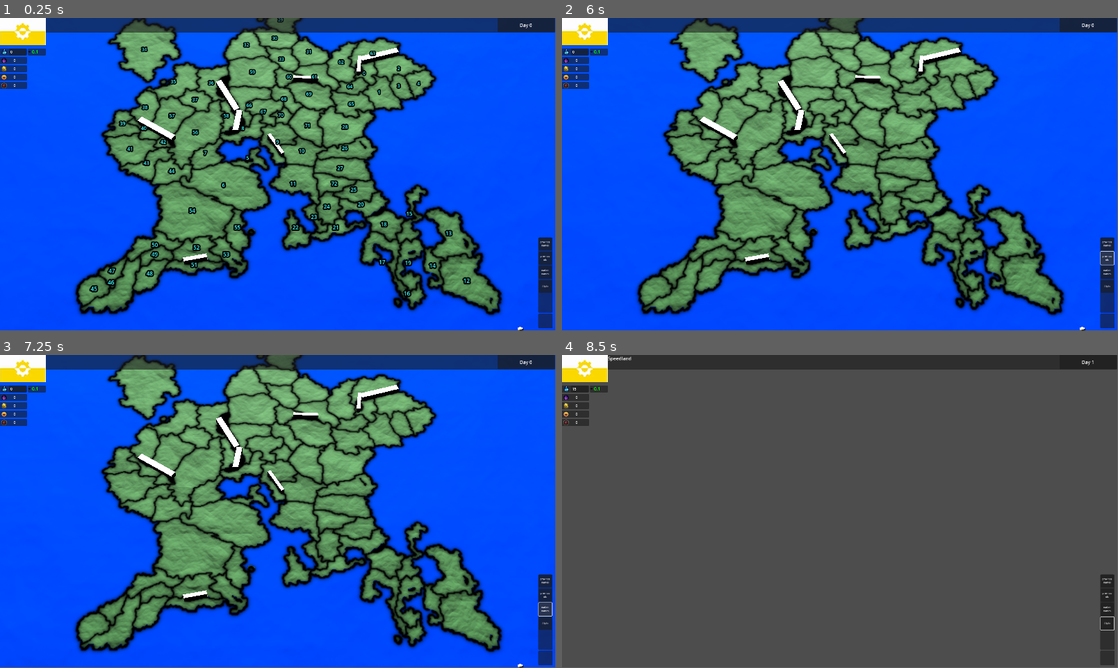
Above: before the commit, frames 1-4 (two rows, left to right).
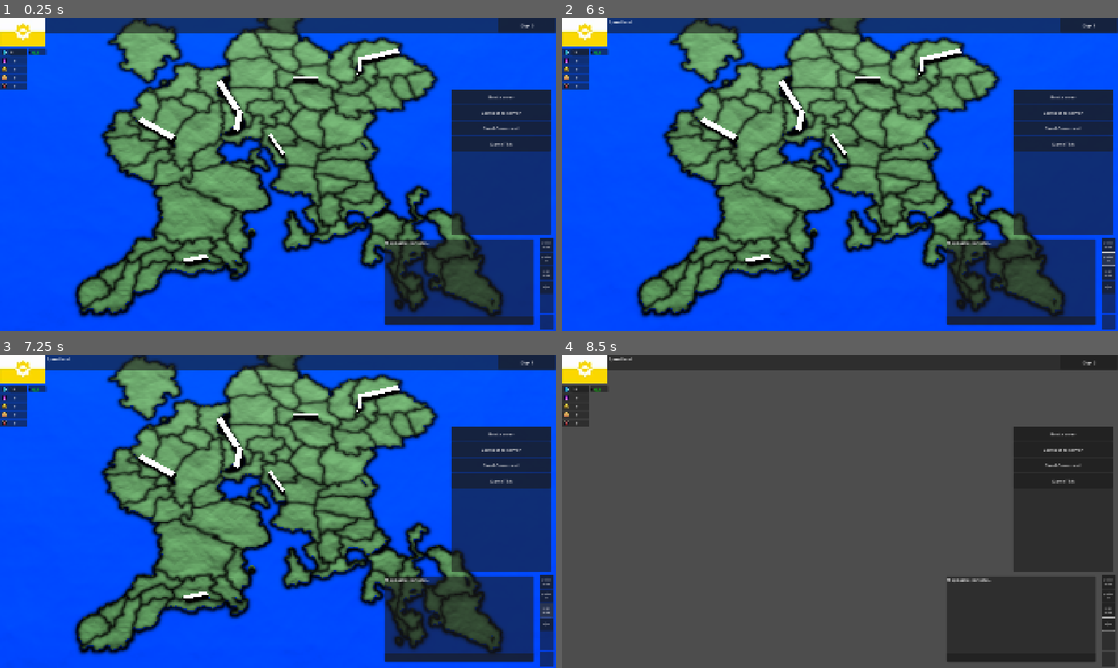
Above: after the commit, the same moments.

Repository: adrutkow/MapGame
Game: Godot game, scene res://node_3d.tscn
The game is run twice, just before and just after one commit, with the same random seed, the same clock (stepped at 60 frames per second) and the same inputs.
Inputs (mouse positions are in pixels of both pictures, inside the frame that each line leads up to):
- Up to frame 1 (0.25 s): no input
- Up to frame 2 (6 s): click (1062, 96) at 0.5 s, where only the run after the commit has a clickable "Host server"; click (1062, 111) at 1.25 s, where only the run after the commit has a clickable "Connect to server"; click (1062, 127) at 2 s, where only the run after the commit has a clickable "Send Command"; click (1062, 143) at 2.75 s, where only the run after the commit has a clickable "GameTick"; click (584, 30) at 3.5 s; click (1106, 321) at 4.25 s; click "province names" at 5 s; click "province ids" at 5.75 s
- Up to frame 3 (7.25 s): click "nation names" at 6.5 s
- Up to frame 4 (8.5 s): click "Diplo" at 7.25 s; tap Enter at 8 s; move the mouse to (962, 495) at 8.02 s; hold D (move_right) from 8.03 s (still down); tap Space (Space) at 8.1 s; click (962, 495) at 8.17 s
In our replay, the window is 799x449 before the commit and 800x450 after it. These sizes can differ from the game's own. Grey fills any space a smaller window leaves; there, only what the larger window draws over its background counts as a difference.

The runs differ from the first frame. In frame 1, 30% of the frame differs, in the area x 0-100%, y 0-100%; in frame 2, 29%; in frame 3, 29%; in frame 4, 16%.

Commit message:
Billion changes, started working on multiplayer

Diff:
--- /dev/null
+++ b/Prefabs/Client.tscn
@@ -0,0 +1,6 @@
+[gd_scene load_steps=2 format=3 uid="uid://dbp70f13anv08"]
+
+[ext_resource type="Script" uid="uid://bvbh4bnra8kns" path="res://client.gd" id="1_ebe2p"]
+
+[node name="Client" type="Node3D"]
+script = ExtResource("1_ebe2p")
--- a/Prefabs/game_global.gd
+++ b/Prefabs/game_global.gd
@@ -3,6 +3,10 @@
 @export var heatmap: Texture2D;
 @export var nation_data_list: NationDataList;
 @export var province_data_list: ProvinceDataList;
+
+enum GAME_ACTION {
+	UPGRADE_PROVINCE,
+}
 
 func is_valid_province_id(prov_id: int) -> bool:
 	if (prov_id >= 0 and prov_id < len(province_data_list.province_list)):
--- a/Resources/province_data_list.tres
+++ b/Resources/province_data_list.tres
@@ -110,7 +110,7 @@
 heatmap_color = Vector3i(160, 70, 97)
 ocean_access = false
 river_access = false
-adjacencies = Array[int]([9, 71, 26, 27])
+adjacencies = Array[int]([9, 71, 26, 27, 28, 11])
 metadata/_custom_type_script = "uid://bbkxm05urcupl"
 
 [sub_resource type="Resource" id="Resource_4n62n"]
@@ -120,7 +120,7 @@
 heatmap_color = Vector3i(119, 19, 74)
 ocean_access = true
 river_access = false
-adjacencies = Array[int]([10, 27, 72, 24])
+adjacencies = Array[int]([10, 27, 72, 24, 23])
 metadata/_custom_type_script = "uid://bbkxm05urcupl"
 
 [sub_resource type="Resource" id="Resource_dmr86"]
--- /dev/null
+++ b/Scripts/Resources/remote_player.gd
@@ -0,0 +1,5 @@
+extends Resource
+class_name RemotePlayer;
+
+var peer_id: int = -1;
+var is_ready: bool = false;
--- /dev/null
+++ b/Scripts/network_manager.gd
@@ -0,0 +1,120 @@
+extends Node
+
+const SERVER_PORT: int = 25565;
+
+var game_commands: Array[Dictionary] = [];
+var remote_players: Array[RemotePlayer] = [];
+
+func _ready() -> void:
+	#multiplayer.connect("peer_connected", self, "_on_peer_connected")
+	#multiplayer.connect("peer_disconnected", self, "_on_peer_disconnected")
+	#multiplayer.connect("connection_failed", self, "_on_connection_failed")
+	#multiplayer.connect("server_disconnected", self, "_on_server_disconnected")
+
+	multiplayer.connected_to_server.connect(_on_connected_to_server)
+	multiplayer.peer_connected.connect(_on_player_connected)
+	multiplayer.peer_disconnected.connect(_on_player_disconnected)
+
+func host_server():
+	var peer = ENetMultiplayerPeer.new();
+	peer.create_server(SERVER_PORT);
+	multiplayer.multiplayer_peer = peer;
+
+func connect_to_server(ip: String):
+	var peer = ENetMultiplayerPeer.new();
+	peer.create_client(ip, SERVER_PORT);
+	multiplayer.multiplayer_peer = peer;
+
+func send_clients_commands(commands: Array[Dictionary]):
+	for rp: RemotePlayer in remote_players:
+		rpc_id(rp.peer_id, "receive_commands_as_client", commands);
+
+@rpc("any_peer")
+func receive_command_as_host(command: Dictionary):
+	DevConsole.instance.add_line("Received command");
+	game_commands.append(command);
+
+@rpc("authority")
+func receive_commands_as_client(commands: Array[Dictionary]):
+	for c in commands:
+		game_commands.append(c);
+	DevConsole.instance.add_line("Received commands from server!");
+	#GameInstance.game_instance.tick();
+
+@rpc("any_peer")
+func receive_ready_as_host():
+	var remote_player: RemotePlayer;
+
+	remote_player = get_remote_player_by_id(multiplayer.get_remote_sender_id());
+	if (not remote_player):
+		DevConsole.instance.add_line("Failed to ready check remote player");
+		return;
+	remote_player.is_ready = true;
+	DevConsole.instance.add_line("Player is ready: " + str(remote_player.peer_id));
+
+func send_ready_to_host():
+	if (multiplayer.is_server()):
+		return;
+	rpc_id(1, "receive_ready_as_host");
+
+func is_every_player_ready() -> bool:
+	for rp: RemotePlayer in remote_players:
+		if (not rp.is_ready):
+			return (false);
+	return (true);
+
+func send_commands_to_clients():
+	DevConsole.instance.add_line("Sending commands to clients");
+
+func send_command_to_host(command: Dictionary):
+	command = {
+		"n": "XD",
+	}
+	rpc_id(1, "receive_command_as_host", command);
+
+func create_remote_player(id: int):
+	var temp: RemotePlayer;
+
+	temp = RemotePlayer.new();
+	temp.peer_id = id;
+	temp.is_ready = false;
+	remote_players.append(temp);
+	DevConsole.instance.add_line("Successully created remote player " + str(id));
+
+func remove_remote_player(id: int):
+	var temp: RemotePlayer;
+	var index: int = -1;
+
+	temp = get_remote_player_by_id(id);
+	if (not temp):
+		return;
+	for i: int in range(0, len(remote_players)):
+		if (remote_players[i] == temp):
+			index = i;
+	if (index == -1):
+		return;
+	DevConsole.instance.add_line("Successully removed remote player " + str(remote_players[index].peer_id));
+	remote_players.remove_at(index);
+
+func get_remote_player_by_id(id: int) -> RemotePlayer:
+	for rp: RemotePlayer in remote_players:
+		if (rp.peer_id == id):
+			return (rp);
+	return (null);
+
+func set_all_player_unready():
+	for rp: RemotePlayer in remote_players:
+		rp.is_ready = false;
+
+func _on_connected_to_server():
+	DevConsole.instance.add_line("test")
+
+func _on_player_connected(id: int):
+	DevConsole.instance.add_line("A player joined the lobby");
+	if (multiplayer.is_server()):
+		create_remote_player(id);
+
+func _on_player_disconnected(id: int):
+	DevConsole.instance.add_line("A player left the lobby");
+	if (multiplayer.is_server()):
+		remove_remote_player(id);
--- a/Scripts/utils.gd
+++ b/Scripts/utils.gd
@@ -1,5 +1,8 @@
 extends Node
 
+func wait(time: float) -> bool:
+	await get_tree().create_timer(time).timeout
+	return (true);
 
 func get_highest_bit(bitmap: BitMap) -> int:
 	for y in range(0, bitmap.get_size()[1]):
--- a/camera_3d.gd
+++ b/camera_3d.gd
@@ -100,8 +100,12 @@
 func on_left_click(mouse_pos: Vector2):
 	var color = raycast_heatmap(mouse_pos);
 
+	print("XD")
+
+
 	if (not color):
 		return;
+
 
 	var p: ProvinceData = Map.map_instance.get_province_data_by_color(color);
 	if (p):
@@ -123,4 +127,15 @@
 	if (GameInstance.game_instance.prov1 != -1 and GameInstance.game_instance.prov2 != -1):
 		var t = Map.map_instance.pathfind2(GameInstance.game_instance.prov1, GameInstance.game_instance.prov2);
 		if (not t.is_empty()):
-			Map.map_instance.generate_mapview_highlighted_provinces(t);
+			Map.map_instance.remove_all_lines();
+
+			for i in range(0, len(t) - 1):
+				var p1 = Map.map_instance.bitmap_vector_to_world(Map.map_instance.get_province_center(t[i])) + Vector3(0, 0.05, 0);
+				var p2 = Map.map_instance.bitmap_vector_to_world(Map.map_instance.get_province_center(t[i+1])) + Vector3(0, 0.05, 0);
+
+
+				Map.map_instance.add_line(p1, p2)
+				Map.map_instance.add_ball(p1)
+
+
+			#Map.map_instance.generate_mapview_highlighted_provinces(t);
--- a/client.gd
+++ b/client.gd
@@ -1,16 +1,6 @@
 extends Node3D
-class_name Client;
 
-static var client_instance: Client
 var nation: Nation = null;
 
-func _ready() -> void:
-	Client.client_instance = self;
-	nation = GameInstance.game_instance.get_nations()[0];
-
-func get_ui_manager() -> UIManager:
-	return $"../UI";
-
-func _process(delta: float) -> void:
-	if (Input.is_action_just_pressed("Space")):
-		GameInstance.game_instance.tick();
+func get_nation() -> Nation:
+	return (nation);
--- /dev/null
+++ b/dev_console.gd
@@ -0,0 +1,28 @@
+extends Control
+class_name DevConsole
+
+static var instance: DevConsole;
+
+func _ready() -> void:
+	instance = self;
+	add_line("MapGame console...");
+
+func add_line(str: String):
+	$VBoxContainer/ScrollContainer/RichTextLabel.text += str;
+	$VBoxContainer/ScrollContainer/RichTextLabel.text += "\n";
+
+
+func _on_connect_to_server_pressed() -> void:
+	NetworkManager.connect_to_server("localhost");
+
+
+func _on_host_server_pressed() -> void:
+	NetworkManager.host_server();
+
+
+func _on_send_command_pressed() -> void:
+	NetworkManager.send_command_to_host({});
+
+
+func _on_game_tick_pressed() -> void:
+	GameInstance.game_instance.tick();
--- a/game_instance.gd
+++ b/game_instance.gd
@@ -9,23 +9,45 @@
 var prov1: int = -1;
 var prov2: int = -1;
 
+var timer: int = 0;
+
 # Expanding borders with gold
 # research/civics can reduce that cost
 
+# great people, can assign to province, give stat to province
+# vsauce +20% science to province
+
+func _process(delta: float) -> void:
+	timer += 1;
+	if (timer > 60):
+		pass;
 
 func _ready() -> void:
 	GameInstance.game_instance = self;
-
 	create_nations();
 	create_provinces();
-
+	Client.nation = get_nations()[0];
 
 
 func tick():
+
+	if (multiplayer.is_server()):
+		if (not NetworkManager.is_every_player_ready()):
+			DevConsole.instance.add_line("Not every player is ready!");
+			return;
+
+	for c in NetworkManager.game_commands:
+		get_nations()[0].power += 1;
+		DevConsole.instance.add_line("Processed command");
+
+	NetworkManager.game_commands = [];
 	for p: ProvinceState in provinces:
 		p.tick();
 	day += 1;
-	Client.client_instance.get_ui_manager().tick();
+	UIManager.instance.tick();
+	NetworkManager.send_ready_to_host();
+	if (multiplayer.is_server()):
+		NetworkManager.set_all_player_unready();
 
 func create_nations():
 	var temp: Nation;
--- a/land.gd
+++ b/land.gd
@@ -24,6 +24,4 @@
 
 
 	image_texture = ImageTexture.create_from_image(image);
-
-
 	texture = image_texture;
--- a/map.gd
+++ b/map.gd
@@ -26,7 +26,7 @@
 	mat = ORMMaterial3D.new();
 	#generate_mapview_nation_names();
 	#generate_mapview_province_names();
-	generate_mapview_province_ids();
+	#generate_mapview_province_ids();
 	#generate_mapview_connections();
 	#generate_mapview_diplomacy();
 
@@ -240,9 +240,7 @@
 		if (len(GameGlobal.province_data_list.province_list[i].adjacencies) == 0):
 			continue;
 		center = get_province_center(i);
-		temp = $MapViews/ProvinceConnections/ProvinceCenterDot.duplicate();
-		temp.position = bitmap_vector_to_world(center) + Vector3(0, 0.05, 0);
-		$MapViews/ProvinceConnections.add_child(temp);
+		add_ball(bitmap_vector_to_world(center));
 
 		for a: int in GameGlobal.province_data_list.province_list[i].adjacencies:
 			center2 = get_province_center(a);
@@ -251,6 +249,30 @@
 	#for i in range(0, len(GameGlobal.province_data_list.province_list)):
 	#	center = get_province_center(i);
 	#	add_line(Vector3(0, 1, 0), Vector3(float(center[0]) / 100.0, 0.0, float(center[1]) / 100.0));
+
+func add_ball(pos: Vector3):
+	var temp;
+
+	temp = $MapViews/ProvinceConnections/ProvinceCenterDot.duplicate();
+	temp.position = pos + Vector3(0, 0.05, 0);
+	$MapViews/ProvinceConnections.add_child(temp);
+
+func add_line(start_pos: Vector3, end_pos: Vector3):
+	var temp: MeshInstance3D;
+
+	temp = $MapViews/ProvinceConnections/ProvinceConnectionLine.duplicate();
+	temp.mesh = ImmediateMesh.new()
+	temp.mesh.clear_surfaces();
+	temp.mesh.surface_begin(Mesh.PRIMITIVE_LINES);
+	temp.mesh.surface_add_vertex(start_pos)
+	temp.mesh.surface_add_vertex(end_pos);
+	temp.mesh.surface_end();
+	$MapViews/ProvinceConnections.add_child(temp);
+
+func remove_all_lines():
+	for n in $MapViews/ProvinceConnections.get_children():
+		if (n.name != "ProvinceConnectionLine" and n.name != "ProvinceCenterDot"):
+			n.queue_free();
 
 func generate_mapview_highlighted_provinces(provinces: Array[int]):
 	var image: Image;
@@ -263,11 +285,13 @@
 	image = Image.create_empty(heatmap_image.get_width(), heatmap_image.get_height(), false, Image.FORMAT_RGBA8);
 
 	bitmap = generate_bitmap([], [], provinces);
+	c = Color.CHARTREUSE;
+	c.a8 = 100;
 
 	for y in range(0, bitmap.get_size()[1]):
 		for x in range(0, bitmap.get_size()[0]):
 			if (bitmap.get_bit(x, y)):
-				image.set_pixel(x, y, Color.AQUA);
+				image.set_pixel(x, y, c);
 			#if (pixel_color != heatmap_image.get_pixel(x, y)):
 			#	n = get_nation_by_heatmap_color(heatmap_image.get_pixel(x, y));
 			#	pixel_color = heatmap_image.get_pixel(x, y);
@@ -277,17 +301,7 @@
 			#	image.set_pixel(x, y, c);
 	$MapViews/HighlightProvinces/Image.texture = ImageTexture.create_from_image(image);
 
-func add_line(start_pos: Vector3, end_pos: Vector3):
-	var temp: MeshInstance3D;
-
-	temp = $MapViews/ProvinceConnections/ProvinceConnectionLine.duplicate();
-	temp.mesh = ImmediateMesh.new()
-	temp.mesh.clear_surfaces();
-	temp.mesh.surface_begin(Mesh.PRIMITIVE_LINES);
-	temp.mesh.surface_add_vertex(start_pos)
-	temp.mesh.surface_add_vertex(end_pos);
-	temp.mesh.surface_end();
-	$MapViews/ProvinceConnections.add_child(temp);
+
 
 func pathfind(prov1: int, prov2: int):
 	var adj: Array[int];
--- a/node_3d.tscn
+++ b/node_3d.tscn
@@ -16,12 +16,12 @@
 [ext_resource type="Texture2D" uid="uid://bdxv7tkkhj8yq" path="res://Assets/Icons/science.png" id="10_6iypd"]
 [ext_resource type="Texture2D" uid="uid://djkn6fam336ky" path="res://Assets/Icons/culture.png" id="11_wlxy5"]
 [ext_resource type="Texture2D" uid="uid://bxtex6og3mkq3" path="res://Assets/Icons/gold.png" id="12_3v7ru"]
-[ext_resource type="Script" uid="uid://bvbh4bnra8kns" path="res://client.gd" id="13_jsnrv"]
 [ext_resource type="Texture2D" uid="uid://cvno6vxc7t0wl" path="res://Assets/Icons/happiness.png" id="13_tcnuu"]
 [ext_resource type="Script" uid="uid://w03ck8mg66te" path="res://savefile.gd" id="14_lggff"]
 [ext_resource type="Texture2D" uid="uid://cj21y8gwic7rh" path="res://Assets/Icons/power.png" id="14_tuemg"]
 [ext_resource type="Script" uid="uid://drko2snt08yh3" path="res://ui_manager.gd" id="15_lggff"]
 [ext_resource type="Script" uid="uid://cand4yd5hgw84" path="res://map_views_ui.gd" id="22_s0gvp"]
+[ext_resource type="Script" uid="uid://rd225h3pkvvy" path="res://dev_console.gd" id="22_vxd74"]
 
 [sub_resource type="ORMMaterial3D" id="ORMMaterial3D_lggff"]
 shading_mode = 0
@@ -117,8 +117,6 @@
 shader = ExtResource("3_jka67")
 shader_parameter/c = Color(0.04, 0.04, 0.04, 1)
 
-[sub_resource type="CapsuleMesh" id="CapsuleMesh_lggff"]
-
 [node name="Node3D" type="Node3D"]
 
 [node name="GameInstance" type="Node3D" parent="."]
@@ -301,13 +299,7 @@
 transform = Transform3D(1.01, 0, 0, 0, 1.01, 0, 0, 0, 1.01, 0, 0, 0)
 material_override = SubResource("ShaderMaterial_wc5p8")
 
-[node name="Client" type="Node3D" parent="."]
-script = ExtResource("13_jsnrv")
-
-[node name="Sprite3D2" type="Sprite3D" parent="."]
-transform = Transform3D(0.25, 0, 0, 0, -1.09278e-08, 0.25, 0, -0.25, -1.09278e-08, 0, 0, 0)
-
-[node name="Borders" type="Sprite3D" parent="."]
+[node name="Borders" type="Sprite3D" parent="Map"]
 transform = Transform3D(0.25, 0, 0, 0, -1.09278e-08, 0.25, 0, -0.25, -1.09278e-08, 2.506, 0.022, 2.417)
 texture = ExtResource("3_i5arm")
 
@@ -721,15 +713,94 @@
 text = "Diplo
 "
 
-[node name="MeshInstance3D" type="MeshInstance3D" parent="."]
-transform = Transform3D(0.05, 0, 0, 0, 0.05, 0, 0, 0, 0.05, 5.00424, 0, 4.825)
-mesh = SubResource("CapsuleMesh_lggff")
-
-[node name="MeshInstance3D2" type="MeshInstance3D" parent="."]
-transform = Transform3D(0.05, 0, 0, 0, 0.05, 0, 0, 0, 0.05, 5.00424, 0, 4.825)
-mesh = SubResource("CapsuleMesh_lggff")
+[node name="DevConsole" type="Control" parent="UI/Control"]
+anchors_preset = 0
+offset_left = 1326.0
+offset_top = 762.0
+offset_right = 1842.0
+offset_bottom = 1059.0
+script = ExtResource("22_vxd74")
+
+[node name="Panel" type="Panel" parent="UI/Control/DevConsole"]
+layout_mode = 1
+anchors_preset = 15
+anchor_right = 1.0
+anchor_bottom = 1.0
+grow_horizontal = 2
+grow_vertical = 2
+
+[node name="VBoxContainer" type="VBoxContainer" parent="UI/Control/DevConsole"]
+layout_mode = 1
+anchors_preset = 15
+anchor_right = 1.0
+anchor_bottom = 1.0
+grow_horizontal = 2
+grow_vertical = 2
+
+[node name="ScrollContainer" type="ScrollContainer" parent="UI/Control/DevConsole/VBoxContainer"]
+layout_mode = 2
+size_flags_vertical = 3
+
+[node name="RichTextLabel" type="RichTextLabel" parent="UI/Control/DevConsole/VBoxContainer/ScrollContainer"]
+layout_mode = 2
+size_flags_horizontal = 3
+size_flags_vertical = 3
+
+[node name="LineEdit" type="LineEdit" parent="UI/Control/DevConsole/VBoxContainer"]
+layout_mode = 2
+
+[node name="DebugButtons" type="Control" parent="UI/Control"]
+anchors_preset = 0
+offset_left = 1556.0
+offset_top = 246.0
+offset_right = 1901.0
+offset_bottom = 746.0
+
+[node name="Panel" type="Panel" parent="UI/Control/DebugButtons"]
+layout_mode = 1
+anchors_preset = 15
+anchor_right = 1.0
+anchor_bottom = 1.0
+grow_horizontal = 2
+grow_vertical = 2
+
+[node name="VBoxContainer" type="VBoxContainer" parent="UI/Control/DebugButtons/Panel"]
+layout_mode = 1
+anchors_preset = 15
+anchor_right = 1.0
+anchor_bottom = 1.0
+grow_horizontal = 2
+grow_vertical = 2
+
+[node name="HostServer" type="Button" parent="UI/Control/DebugButtons/Panel/VBoxContainer"]
+custom_minimum_size = Vector2(0, 50)
+layout_mode = 2
+focus_mode = 0
+text = "Host server"
+
+[node name="ConnectToServer" type="Button" parent="UI/Control/DebugButtons/Panel/VBoxContainer"]
+custom_minimum_size = Vector2(0, 50)
+layout_mode = 2
+focus_mode = 0
+text = "Connect to server"
+
+[node name="SendCommand" type="Button" parent="UI/Control/DebugButtons/Panel/VBoxContainer"]
+custom_minimum_size = Vector2(0, 50)
+layout_mode = 2
+focus_mode = 0
+text = "Send Command"
+
+[node name="GameTick" type="Button" parent="UI/Control/DebugButtons/Panel/VBoxContainer"]
+custom_minimum_size = Vector2(0, 50)
+layout_mode = 2
+focus_mode = 0
+text = "GameTick"
 
 [connection signal="pressed" from="UI/Control/MapViews/ToggleMapViewButtons/Panel/VBoxContainer/ProvinceNamesToggle" to="UI/Control/MapViews" method="_on_province_names_toggle_pressed"]
 [connection signal="pressed" from="UI/Control/MapViews/ToggleMapViewButtons/Panel/VBoxContainer/ProvinceIDsToggle" to="UI/Control/MapViews" method="_on_province_ids_toggle_pressed"]
 [connection signal="pressed" from="UI/Control/MapViews/ToggleMapViewButtons/Panel/VBoxContainer/NationNamesToggle" to="UI/Control/MapViews" method="_on_nation_names_toggle_pressed"]
 [connection signal="pressed" from="UI/Control/MapViews/ToggleMapViewButtons/Panel/VBoxContainer/DiplomaticViewToggle" to="UI/Control/MapViews" method="_on_diplomatic_view_toggle_pressed"]
+[connection signal="pressed" from="UI/Control/DebugButtons/Panel/VBoxContainer/HostServer" to="UI/Control/DevConsole" method="_on_host_server_pressed"]
+[connection signal="pressed" from="UI/Control/DebugButtons/Panel/VBoxContainer/ConnectToServer" to="UI/Control/DevConsole" method="_on_connect_to_server_pressed"]
+[connection signal="pressed" from="UI/Control/DebugButtons/Panel/VBoxContainer/SendCommand" to="UI/Control/DevConsole" method="_on_send_command_pressed"]
+[connection signal="pressed" from="UI/Control/DebugButtons/Panel/VBoxContainer/GameTick" to="UI/Control/DevConsole" method="_on_game_tick_pressed"]
--- a/project.godot
+++ b/project.godot
@@ -19,11 +19,16 @@
 
 GameGlobal="*res://Prefabs/GameGlobal.tscn"
 Utils="*res://Scripts/utils.gd"
+NetworkManager="*res://Scripts/network_manager.gd"
+Client="*res://Prefabs/Client.tscn"
 
 [display]
 
 window/size/viewport_width=1920
 window/size/viewport_height=1080
+window/size/window_width_override=800
+window/size/window_height_override=600
+window/stretch/mode="canvas_items"
 
 [input]
 
--- a/ui_manager.gd
+++ b/ui_manager.gd
@@ -1,5 +1,14 @@
 extends CanvasLayer
 class_name UIManager;
+
+static var instance: UIManager;
+
+func _init() -> void:
+	instance = self;
+
+func _process(delta: float) -> void:
+	if (Input.is_action_just_pressed("Space")):
+		GameInstance.game_instance.tick();
 
 func tick():
 	update_resources();
@@ -7,15 +16,16 @@
 	update_day(GameInstance.game_instance.day);
 
 func get_client_nation() -> Nation:
-	return (Client.client_instance.nation);
+	return (Client.nation);
 
 func update_resources():
 	var nation: Nation;
 
-	nation = Client.client_instance.nation;
+	nation = Client.get_nation();
 	if (not nation):
 		return;
 	update_science(nation.science);
+	update_military(nation.power);
 
 func update_nation_info():
 	if (not get_client_nation()):
@@ -28,5 +38,8 @@
 func update_science(i: int):
 	$Control/Mana/VBoxContainer/Science/Control/RichTextLabel.text = str(i);
 
+func update_military(i: int):
+	$Control/Mana/VBoxContainer/Power/RichTextLabel.text = str(i);
+
 func update_day(i: int):
 	$Control/Time/RichTextLabel.text = "Day " + str(i);
Not shown, added: Scripts/Resources/remote_player.gd.uid
Not shown, added: Scripts/network_manager.gd.uid
Not shown, added: dev_console.gd.uid
Not shown: 1 places in node_3d.tscn that only renumber resources
